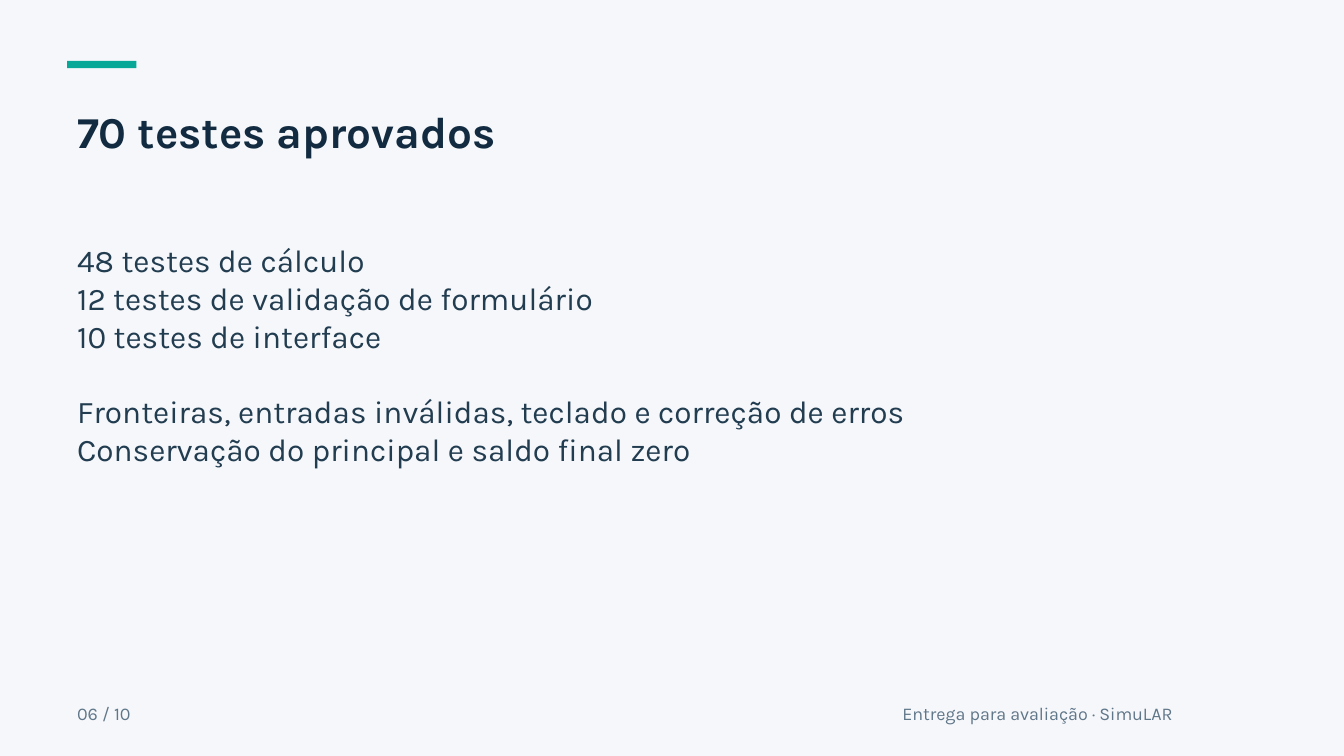
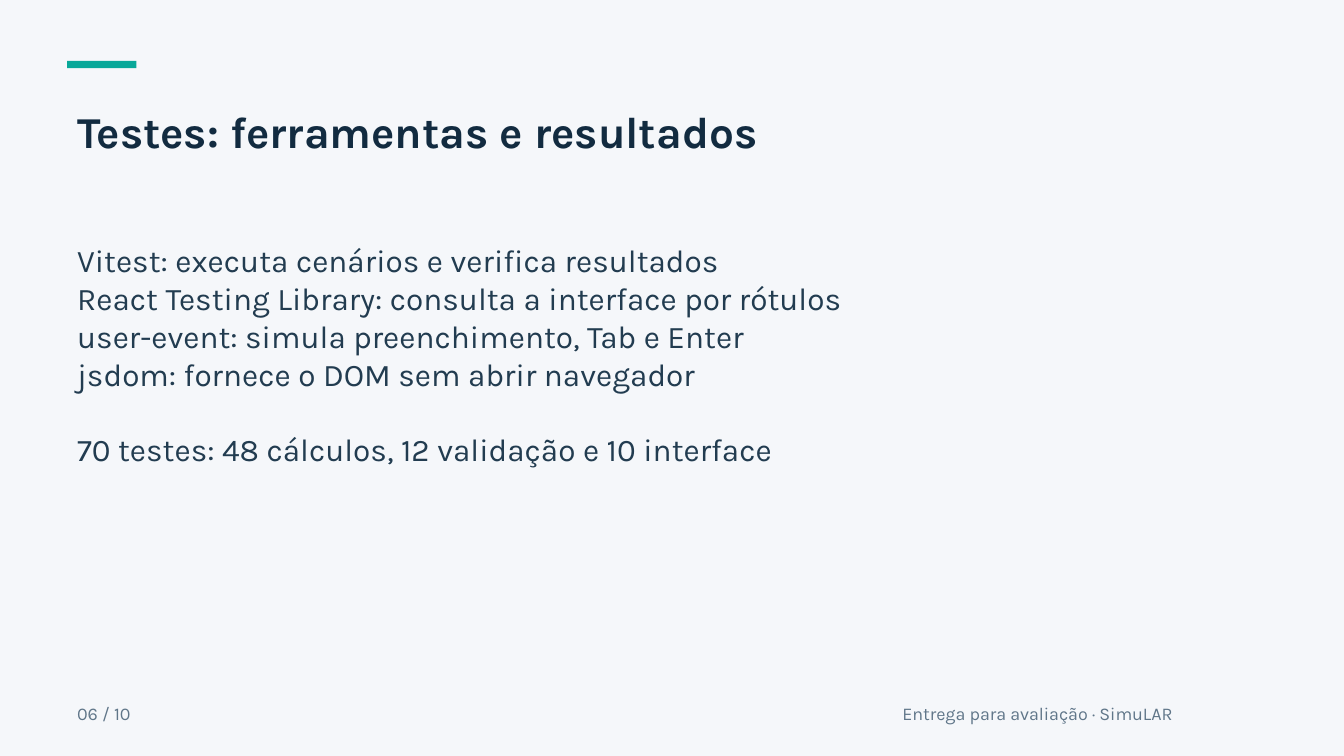
Before and after one commit to eber-ops/SimuLAR, a slide deck: slide 6 of apresentacao/simular-apresentacao-final.pptx. Drawn at 1344x756 pixels with LibreOffice and Linux fonts; fonts in the diff are those of the drawing. Boxes give left, top, right and bottom in pixels: in the first picture for what was removed or moved away, otherwise in the second. Text is boxed around its words. In the diff, an @@ line names an element or a change of style, - is before the commit and + after.

Commit message:
docs: detalhar ferramentas de testes no relatorio e apresentacao

```diff
--- a/apresentacao/simular-apresentacao-final.pptx
+++ b/apresentacao/simular-apresentacao-final.pptx
@@ text at box(77, 117, 757, 149): text changed @@
-70 testes aprovados
+Testes: ferramentas e resultados
@@ text at box(77, 248, 841, 468): text changed @@
-48 testes de cálculo
-12 testes de validação de formulário
-10 testes de interface
-Fronteiras, entradas inválidas, teclado e correção de erros
-Conservação do principal e saldo final zero
+Vitest: executa cenários e verifica resultados
+React Testing Library: consulta a interface por rótulos
+user-event: simula preenchimento, Tab e Enter
+jsdom: fornece o DOM sem abrir navegador
+70 testes: 48 cálculos, 12 validação e 10 interface
```
Also in this commit, not shown: 3 other files.
